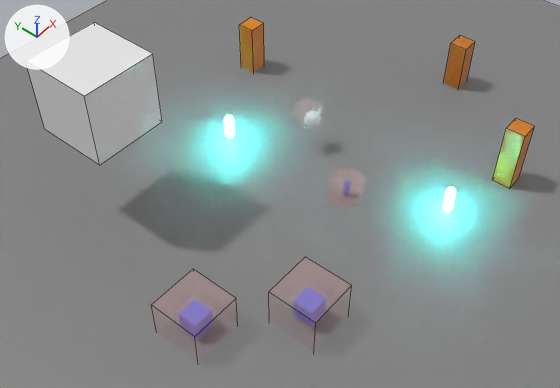
The Blender file assets/advanced/advanced.blend, before and after one commit.
Both versions are drawn from a 50 mm lens placed at (-47.1, -30.2, 56.1), pointed at (-5.7, 4.0, 2.1). Lighting does not change. The marker at upper left points along +X, +Y and +Z. Mesh edges are drawn as thin lines on the coarser meshes.

Objects in the first picture: 'Container.001', 'Container.002', 'Cube', 'Ground', 'MagicTeapot.001', 'Pillar.001', 'Pillar.002', 'Pillar.003', 'Player'.
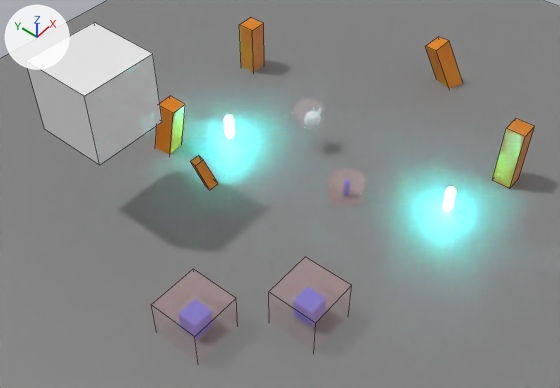
Patch to the scene script:
```diff
--- a/assets/advanced/advanced.blend.py
+++ b/assets/advanced/advanced.blend.py
@@ ob_pillar_001 @@
 ob_pillar_001.location = (23.45, 1.16, -1.41)
+ob_pillar_001.rotation_euler = (-0.305, -0.287, -0.268)  # degrees (-17, -16, -15)
 ob_pillar_001.instance_type = 'COLLECTION'
@@ ob_pillar_005 @@
+ob_pillar_005 = bpy.data.objects.new('Pillar.005', None)
+ob_pillar_005.location = (-8.71, 10.38, 1.56)
+ob_pillar_005.rotation_euler = (-0.186, -0.298, -6.536)  # degrees (-11, -17, 346)
+ob_pillar_005.scale = (0.508, 0.508, 0.508)
+ob_pillar_005.instance_type = 'COLLECTION'
+ob_pillar_005.instance_collection = col_pillar
@@ ob_pillar_004 @@
+ob_pillar_004 = bpy.data.objects.new('Pillar.004', None)
+ob_pillar_004.location = (-6.34, 19.35, -1.16)
+ob_pillar_004.rotation_euler = (0.131, 0.0823, 0.119)  # degrees (7.5, 4.7, 6.8)
+ob_pillar_004.instance_type = 'COLLECTION'
+ob_pillar_004.instance_collection = col_pillar
```

Where the change shows, as pixel boxes (x1, y1, x2, y2) in the pictures (560 x 388 px):
'Pillar.001', turned
    before: (443, 36, 475, 89)
    after: (425, 37, 463, 88)
'Pillar.004', added
    after: (155, 96, 185, 155)
'Pillar.005', added
    after: (190, 155, 218, 190)
